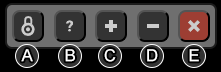
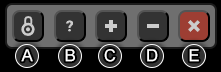
Layers edited between the first and the second (221, 72) image:
pixels changed over [12, 38, 210, 49] (layer not identified)
